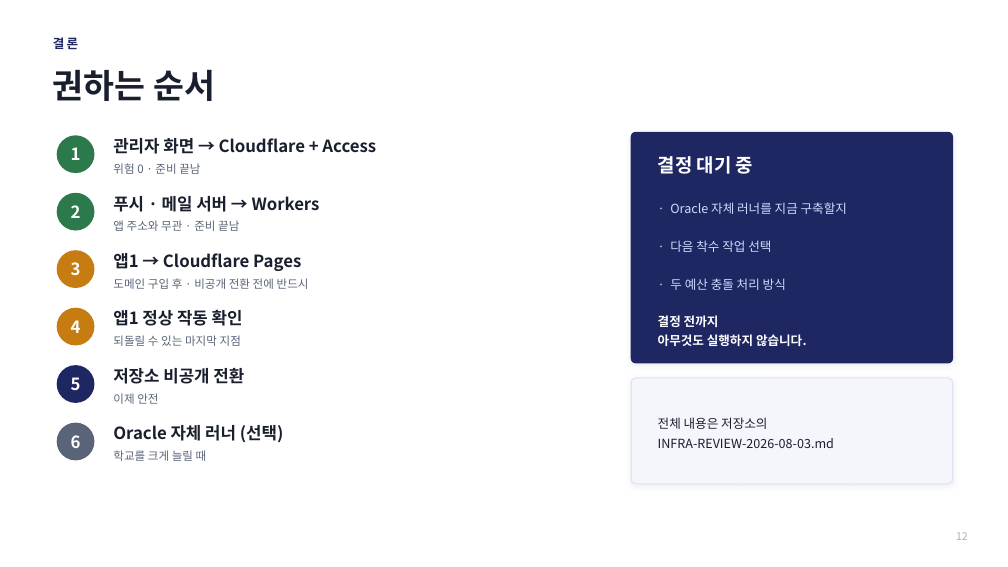
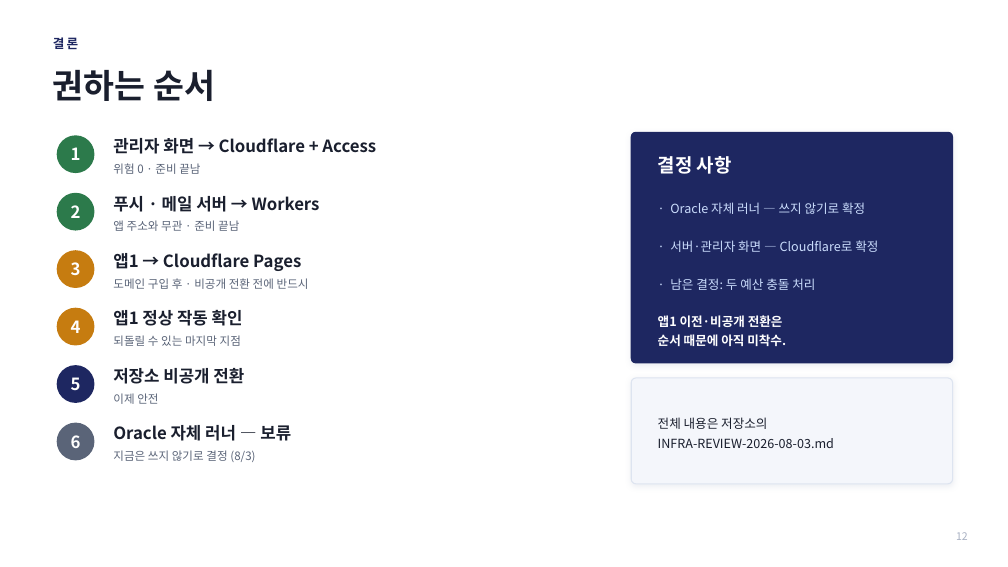
Before and after one commit to seonju5543-web/hanggonggan, a slide deck: slide 12 of docs/INFRA-REVIEW-2026-08-03.pptx. Drawn at 1008x567 pixels with LibreOffice and Linux fonts; fonts in the diff are those of the drawing. Boxes give left, top, right and bottom in pixels: in the first picture for what was removed or moved away, otherwise in the second. Text is boxed around its words. In the diff, an @@ line names an element or a change of style, - is before the commit and + after.

```diff
--- a/docs/INFRA-REVIEW-2026-08-03.pptx
+++ b/docs/INFRA-REVIEW-2026-08-03.pptx
@@ text at (658, 156, 732, 174): text changed @@
-결정 대기 중
+결정 사항
@@ text at (670, 202, 865, 214): text changed @@
-· Oracle 자체 러너를 지금 구축할지
+· Oracle 자체 러너 — 쓰지 않기로 확정
@@ text at (670, 240, 878, 252): text changed @@
-· 다음 착수 작업 선택
+· 서버·관리자 화면 — Cloudflare로 확정
@@ text at (670, 278, 815, 290): text changed @@
-· 두 예산 충돌 처리 방식
+· 남은 결정: 두 예산 충돌 처리
@@ text at (658, 315, 786, 346): text changed @@
-결정 전까지
-아무것도 실행하지 않습니다.
+앱1 이전·비공개 전환은
+순서 때문에 아직 미착수.
@@ text at (113, 425, 291, 441): text changed @@
-Oracle 자체 러너 (선택)
+Oracle 자체 러너 — 보류
@@ text at (113, 450, 255, 462): text changed @@
-학교를 크게 늘릴 때
+지금은 쓰지 않기로 결정 (8/3)
```
Also in this commit, not shown: 1 other slide changed, 2 other files.
